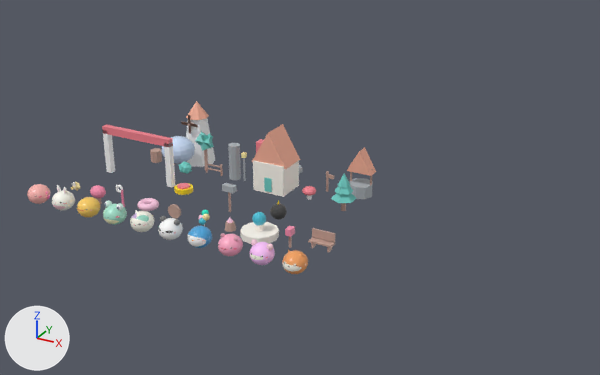
An edit to the Blender file godot_demo/village_scene.blend, drawn before and after from the same camera.
Rendered twice from a 50 mm camera at (27.5, -36.2, 21.5) aimed at (5.3, 4.2, 1.3). Arrows for +X, +Y and +Z are at lower left; the lights stay in place. The older version comes first.

Names of what the first picture shows: 'LowPoly_House', 'Panda', 'Piggy', 'PineTree', 'Pinky_Bear', 'WaterWell', 'Windmill', 'finish_arch', 'prop_fountain', 'prop_palm_tree', 'shiba_dog' and 27 more.
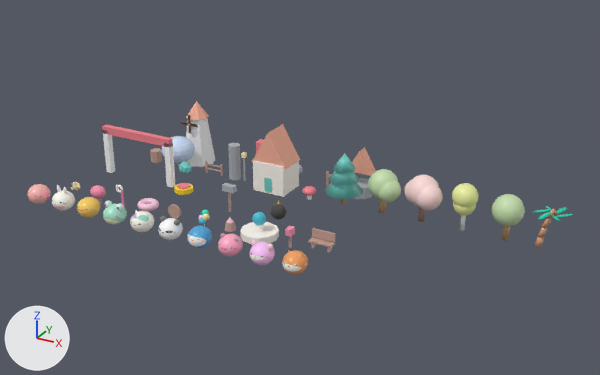
Commit message: feat: add tree asset collection and village blend scene files

The change, as a list of edits to the scene's bpy script:
```text
Change me_cylinder_027:
    remove me_cylinder_027.from_pydata(...)  # 32 vertices, 28 faces; spans x -0.6..0.6, y -0.4..0.71, z -1.1..1.7
    remove me_cylinder_027.materials.append(mat_m_propwood)  # beige #c4a194
    remove me_cylinder_027.materials.append(mat_m_propgreen)  # cyan #71cec5
    add me_cylinder_027.from_pydata(...)  # 812 vertices, 864 faces; spans x -0.81..1.24, y -0.94..0.94, z -0.32..2.23
    me_cylinder_027 part 1: a new loose piece, a 10-sided cylinder along z spanning x -0.17..0.17, y -0.18..0.18, z -0.32..0.32, in mat_m_palmtrunk (brown #cf9a74)
    me_cylinder_027 part 2: 32 vertices removed from x -0.6..0.6, y -0.4..0.71, z -1.1..1.7; 792 vertices added at x -0.81..1.24, y -0.94..0.94, z 0.26..2.23
    me_cylinder_027 part 3: the surface is now shaded smooth
    add me_cylinder_027.materials.append(mat_m_palmtrunk)  # brown #cf9a74
    add me_cylinder_027.materials.append(mat_m_palmleaf)  # cyan #00d4ad
    add me_cylinder_027.materials.append(mat_m_coconutbrown)  # beige #a28676
Remove ob_pinetree:
    ob_pinetree = bpy.data.objects.new('PineTree', me_cylinder_008)
Change ob_prop_palm_tree:
    ob_prop_palm_tree.location: (-4.6, 8.5, 0.0) -> (19.39, 6.0, 0.3)
    ob_prop_palm_tree.rotation_euler: (0.0, 0.0, 0.0) -> (0.0, 0.15, 0.0)  # degrees (0, 0, 0) -> degrees (0, 8.6, 0)
Add ob_prop_apple_tree:
    ob_prop_apple_tree = bpy.data.objects.new('prop_apple_tree', me_cylinder_004)  # a 12-sided cylinder along z spanning x -0.2..0.2, y -0.2..0.2, z -0.7..0.7, material slot 0; a UV sphere (14 segments, 10 rings, poles along z) spanning x -0.88..0.88, y -0.9..0.9, z 0.2..2.0, material slot 1; a UV sphere (14 segments, 10 rings, poles along z) spanning x 0.48..0.72, y 0.28..0.52, z 0.88..1.12, material slot 2; a UV sphere (14 segments, 10 rings, poles along z) spanning x -0.82..-0.58, y 0.08..0.32, z 1.08..1.32, material slot 2; a UV sphere (14 segments, 10 rings, poles along z) spanning x 0.08..0.32, y -0.82..-0.58, z 0.78..1.02, material slot 2; in mat_m_woodtrunk (brown #c3a072), mat_m_oakgreen (green #c6e0af), mat_m_applered (pink #f4828f)
    ob_prop_apple_tree.location = (17.5, 6.0, 0.7)
Add ob_prop_birch_tree:
    ob_prop_birch_tree = bpy.data.objects.new('prop_birch_tree', me_cylinder_003)  # a 12-sided cylinder along z spanning x -0.14..0.14, y -0.14..0.14, z -0.9..0.9, material slot 0; a UV sphere (14 segments, 10 rings, poles along z) spanning x -0.73..0.73, y -0.75..0.75, z 0.45..1.95, material slot 1; a UV sphere (14 segments, 10 rings, poles along z) spanning x -0.63..0.63, y -0.65..0.65, z 0.05..1.35, material slot 1; in mat_m_birchtrunk (white #fbfbf8), mat_m_birchgreen (beige #ebf19e)
    ob_prop_birch_tree.location = (15.0, 6.0, 0.9)
Add ob_prop_sakura_tree:
    ob_prop_sakura_tree = bpy.data.objects.new('prop_sakura_tree', me_cylinder_002)  # a 12-sided cylinder along z spanning x -0.2..0.2, y -0.2..0.2, z -0.75..0.75, material slot 0; a UV sphere (14 segments, 10 rings, poles along z) spanning x -0.93..0.93, y -0.95..0.95, z 0.2..2.1, material slot 1; a UV sphere (14 segments, 10 rings, poles along z) spanning x -1.18..0.28, y -0.55..0.95, z 0.2..1.7, material slot 1; a UV sphere (14 segments, 10 rings, poles along z) spanning x -0.33..1.23, y -1.1..0.5, z 0.2..1.8, material slot 1; in mat_m_sakuratrunk (beige #a28676), mat_m_sakurapink (pale pink #ffdcda)
    ob_prop_sakura_tree.location = (12.5, 6.0, 0.75)
Add ob_prop_oak_tree:
    ob_prop_oak_tree = bpy.data.objects.new('prop_oak_tree', me_cylinder_001)  # a 12-sided cylinder along z spanning x -0.22..0.22, y -0.22..0.22, z -0.7..0.7, material slot 0; a UV sphere (14 segments, 10 rings, poles along z) spanning x -0.88..0.88, y -0.9..0.9, z 0.2..2.0, material slot 1; a UV sphere (14 segments, 10 rings, poles along z) spanning x -1.08..0.28, y -0.4..1.0, z 0.2..1.6, material slot 1; a UV sphere (14 segments, 10 rings, poles along z) spanning x -0.33..1.13, y -0.95..0.55, z 0.15..1.65, material slot 1; in mat_m_woodtrunk (brown #c3a072), mat_m_oakgreen (green #c6e0af)
    ob_prop_oak_tree.location = (10.0, 6.0, 0.7)
Add ob_prop_pine_tree:
    ob_prop_pine_tree = bpy.data.objects.new('prop_pine_tree', me_cylinder)  # a 12-sided cylinder along z spanning x -0.18..0.18, y -0.18..0.18, z -0.6..0.6, material slot 0; a 12-sided cone pointing to +z spanning x -1.2..1.2, y -1.2..1.2, z 0.2..1.6, material slot 1; a 12-sided cone pointing to +z spanning x -0.95..0.95, y -0.95..0.95, z 1.0..2.2, material slot 1; a 12-sided cone pointing to +z spanning x -0.7..0.7, y -0.7..0.7, z 1.7..2.7, material slot 1; in mat_m_woodtrunk (brown #c3a072), mat_m_pinegreen (cyan #71cec5)
    ob_prop_pine_tree.location = (7.4, 6.0, 0.6)
```

What differs and where, as boxes [x1, y1, x2, y2] in the pictures (600 x 375 px):
'prop_sakura_tree', added: after [405, 175, 443, 222]
    faces in mat_m_sakurapink (pale pink #ffdcda): [405, 175, 443, 210]
'prop_pine_tree', added: after [325, 153, 363, 204]
    faces in mat_m_pinegreen (cyan #71cec5): [325, 153, 363, 199]
'prop_apple_tree', added: after [492, 194, 525, 241]
    faces in mat_m_oakgreen (green #c6e0af): [492, 194, 525, 226]
'prop_oak_tree', added: after [368, 169, 401, 213]
    faces in mat_m_oakgreen (green #c6e0af): [368, 169, 401, 202]
'prop_birch_tree', added: after [452, 183, 479, 231]
    faces in mat_m_birchgreen (beige #ebf19e): [452, 183, 479, 216]
'prop_palm_tree', reshaped, moved, turned: before [195, 132, 214, 170]; after [534, 206, 573, 248]
'PineTree', deleted: before [331, 173, 357, 211]
    faces in mat_m_treeleaves (cyan #71cec5): [331, 173, 357, 203]
part 1 of me_cylinder_027, added: after [535, 237, 544, 248]
part 2 of me_cylinder_027, reshaped: before [195, 132, 214, 170]; after [534, 206, 573, 238]
